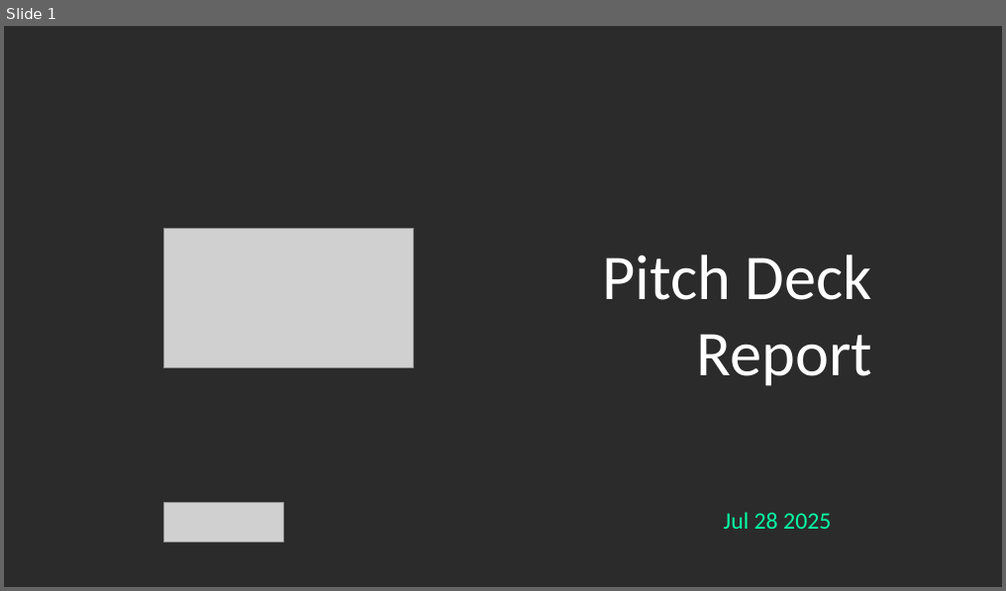
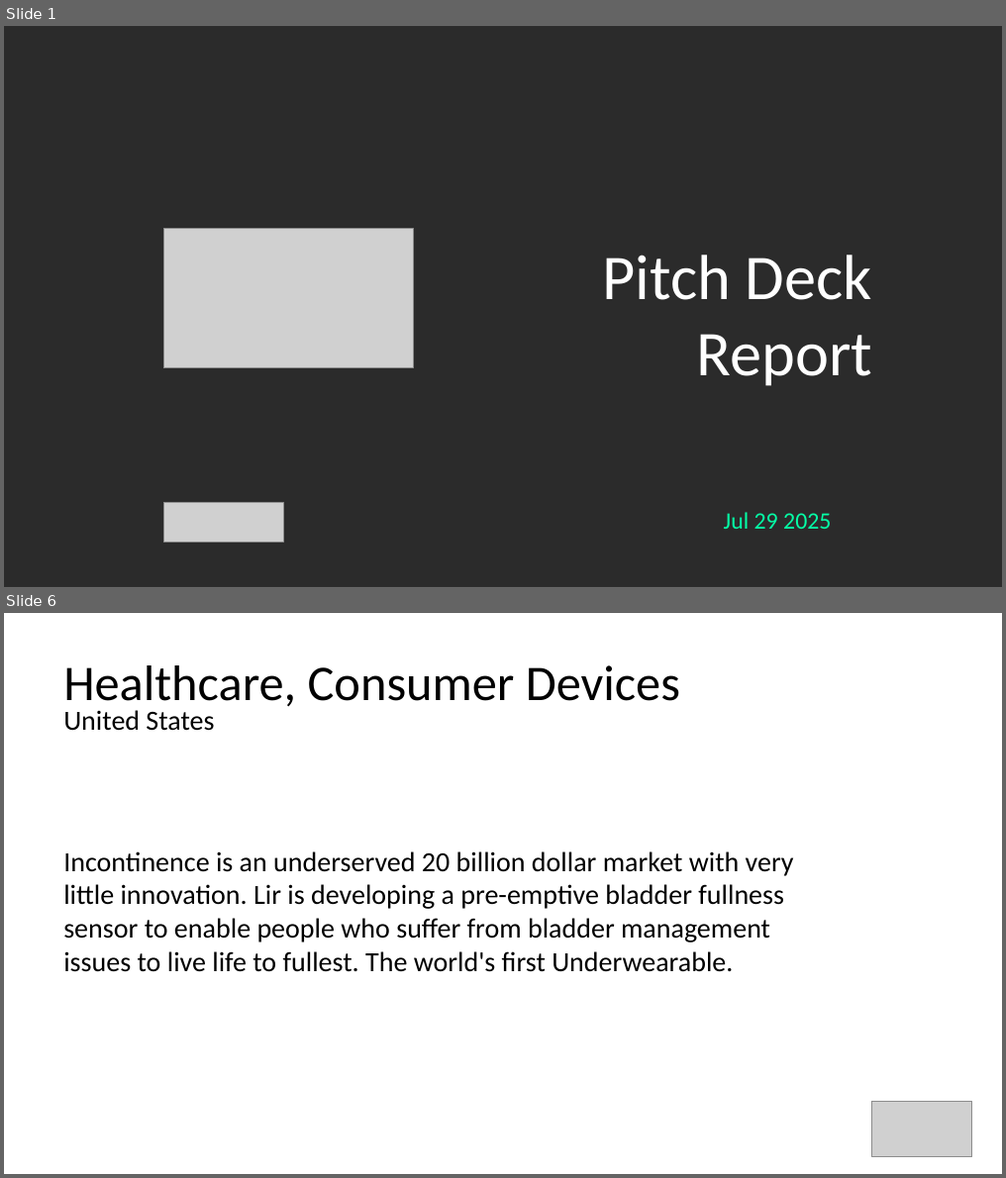
Before and after one commit to Gabrielo-Ram/SOSV-Studio-Slide-Generator, a slide deck: demo.pptx. Shown one above the other, each under a label of ours: slide 1 before the commit, slides 1 and 6 after it; the slides between them are not shown. The pictures are 1006x591 and 1006x1178 pixels, drawn with LibreOffice and Linux fonts; fonts in the diff are those of the drawing; grey boxes stand for pictures; background and template pictures are left out; a plain dark background stands for a picture behind light text. Boxes give left, top, right and bottom in pixels: in the first picture for what was removed or moved away, otherwise in the second. Text is boxed around its words. In the diff, an @@ line names an element or a change of style, - is before the commit and + after.

```diff
--- a/demo.pptx
+++ b/demo.pptx
@@ slide 6 added at bbox=[4, 613, 1002, 1174], background picture (left out) @@
@@ text added at bbox=[63, 665, 680, 711], 36 pt, text #000000 @@
+Healthcare, Consumer Devices
@@ text added at bbox=[63, 710, 214, 731], 20 pt, text #000000 @@
+United States
@@ text added at bbox=[63, 852, 794, 972], 20 pt, text #000000 @@
+Incontinence is an underserved 20 billion dollar market with very little innovation. Lir is developing a pre-emptive bladder fullness sensor to enable people who suffer from bladder management issues to live life to fullest. The world's first Underwearable.
@@ picture added at bbox=[872, 1101, 972, 1157] @@
@@ slide 1 changed as well @@
@@ text at bbox=[724, 512, 831, 529]: text changed @@
-Jul 28 2025
+Jul 29 2025
```
Also in this commit, not shown: 8 other slides added, 2 slides removed, 6 other files.
